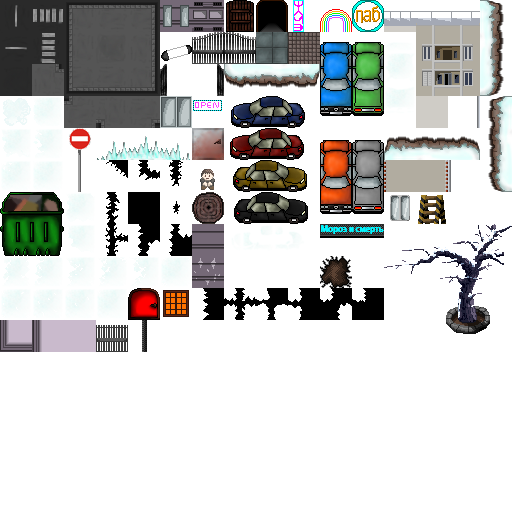
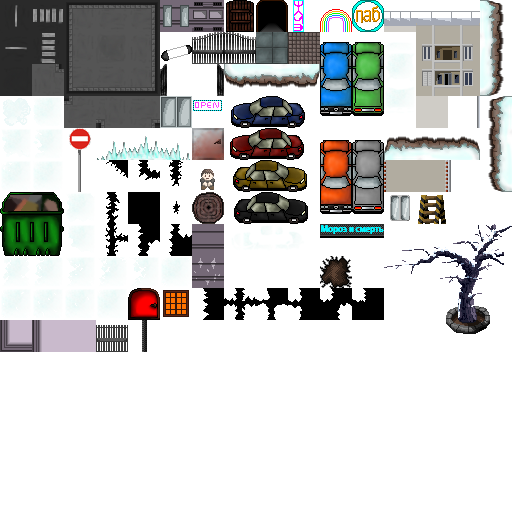
Revision of a layered 512 x 512 image; what changed, layer by layer:
painted on "Мороз и смерть copie 3" over [0, 320, 10, 351]
